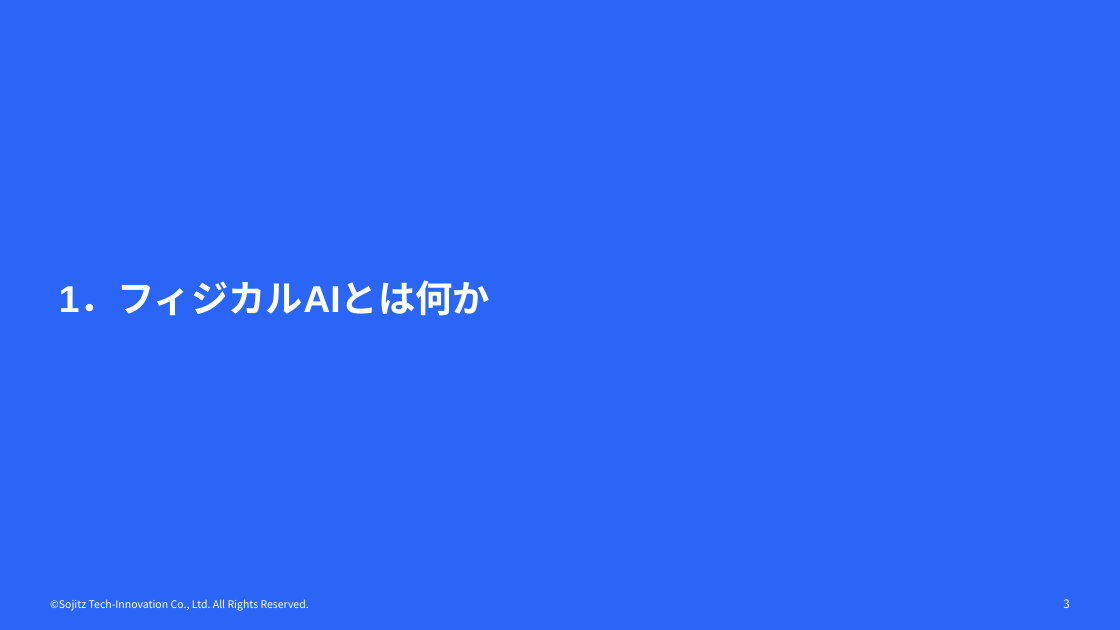
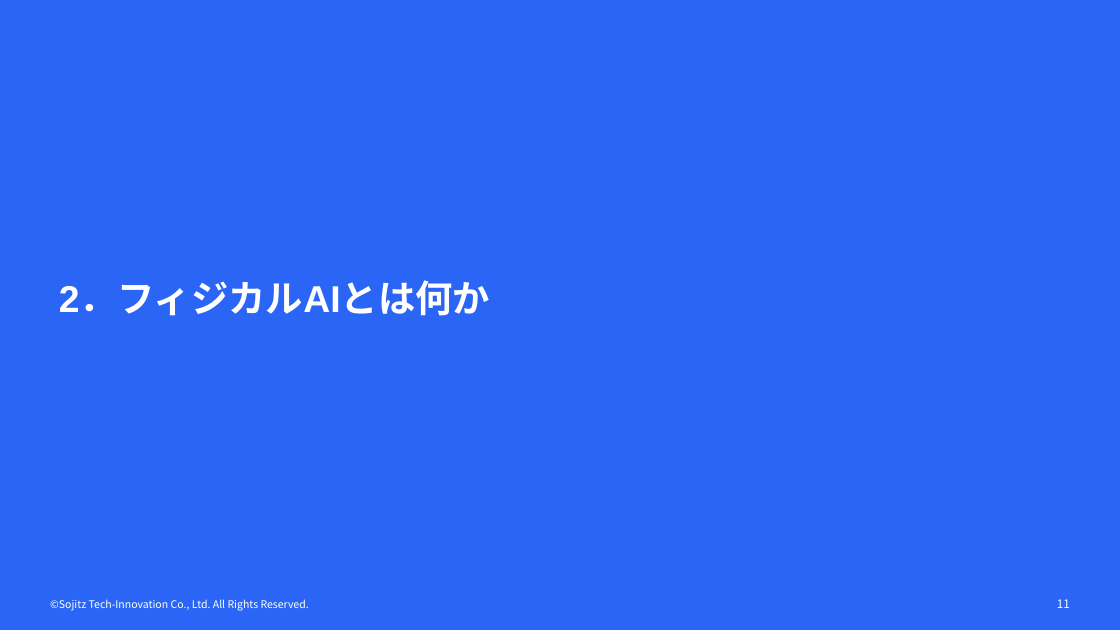
Before and after one commit to yktashiro2/aap, a slide deck: slide 11 of docs/フィジカルAI勉強会.pptx (slide 3 before the commit). Drawn at 1120x630 pixels with LibreOffice and Linux fonts; fonts in the diff are those of the drawing; background and template pictures are left out. Boxes give left, top, right and bottom in pixels: in the first picture for what was removed or moved away, otherwise in the second. Text is boxed around its words. In the diff, an @@ line names an element or a change of style, - is before the commit and + after.

```diff
--- a/docs/フィジカルAI勉強会.pptx
+++ b/docs/フィジカルAI勉強会.pptx
@@ title at (x1=59, y1=283, x2=490, y2=316): text changed @@
-1．フィジカルAIとは何か
+2．フィジカルAIとは何か
@@ page number at (x1=1057, y1=599, x2=1070, y2=608): text changed @@
-3
+11
```
Also in this commit, not shown: 6 other slides changed, 10 slides added.
